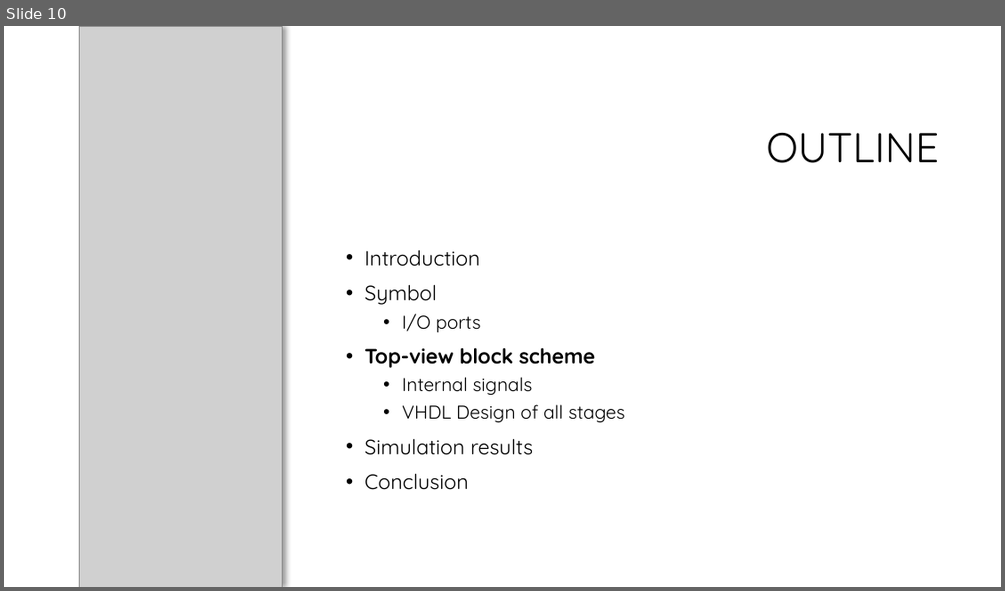
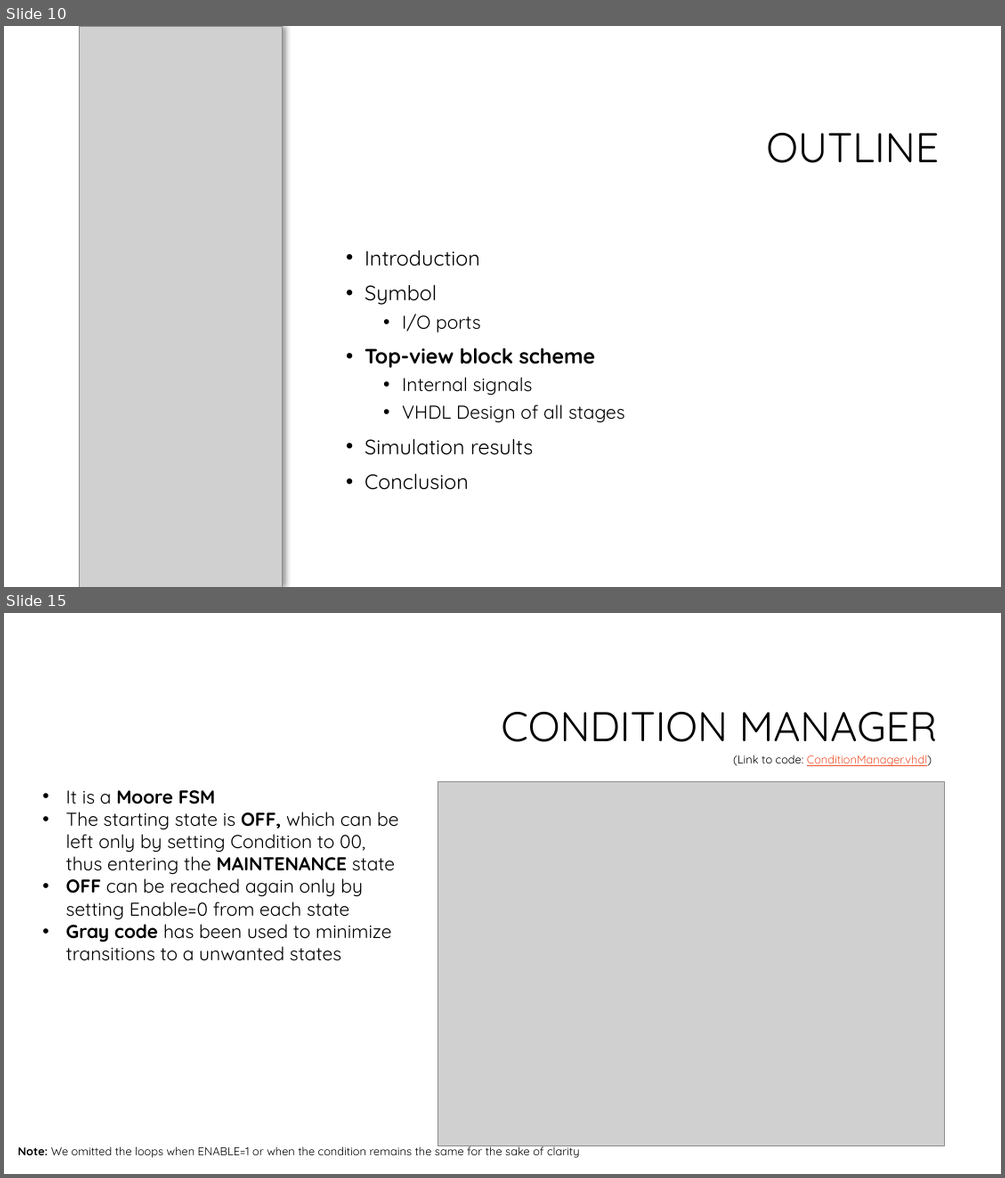
Before and after one commit to HopedWall/LightControlSystem, a slide deck: doc/Gruppo2_VincenziPorto.pptx. Shown one above the other, each under a label of ours: slide 10 before the commit, slides 10 and 15 after it; the slides between them are not shown. The pictures are 1005x591 and 1005x1178 pixels, drawn with LibreOffice and Linux fonts; fonts in the diff are those of the drawing; grey boxes stand for pictures; background and template pictures are left out. Boxes give left, top, right and bottom in pixels: in the first picture for what was removed or moved away, otherwise in the second. Text is boxed around its words. In the diff, an @@ line names an element or a change of style, - is before the commit and + after.

```diff
--- a/doc/Gruppo2_VincenziPorto.pptx
+++ b/doc/Gruppo2_VincenziPorto.pptx
@@ slide 15 added at <box>4,613,1001,1174</box>, background #FFFFFF @@
@@ title added at <box>501,712,938,742</box>, 40 pt, text #000000 @@
+CONDITION MANAGER
@@ text added at <box>733,755,931,766</box>, 11 pt, text #F0532B, underline @@
+(Link to code: ConditionManager.vhdl)
@@ text added at <box>66,790,398,961</box>, 18 pt, text #000000 @@
+• It is a Moore FSM
+• The starting state is OFF, which can be left only by setting Condition to 00, thus entering the MAINTENANCE state
+• OFF can be reached again only by setting Enable=0 from each state
+• Gray code has been used to minimize transitions to a unwanted states
@@ picture added at <box>437,781,945,1146</box> @@
@@ text added at <box>18,1143,580,1158</box>, 11 pt, text #000000 @@
+Note: We omitted the loops when ENABLE=1 or when the condition remains the same for the sake of clarity
```
Also in this commit, not shown: 4 slides changed, 25 other slides added, 1 other file.
